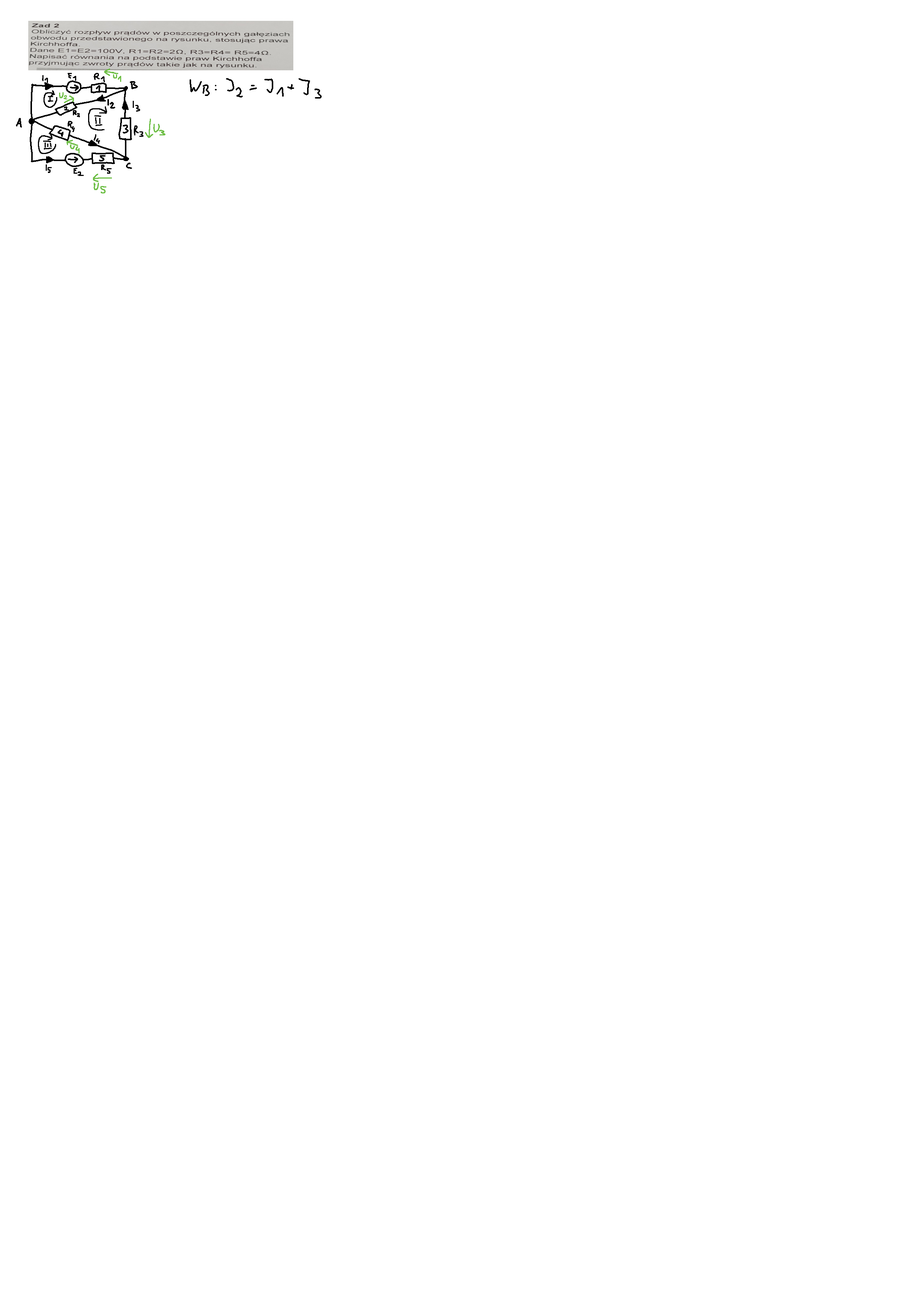
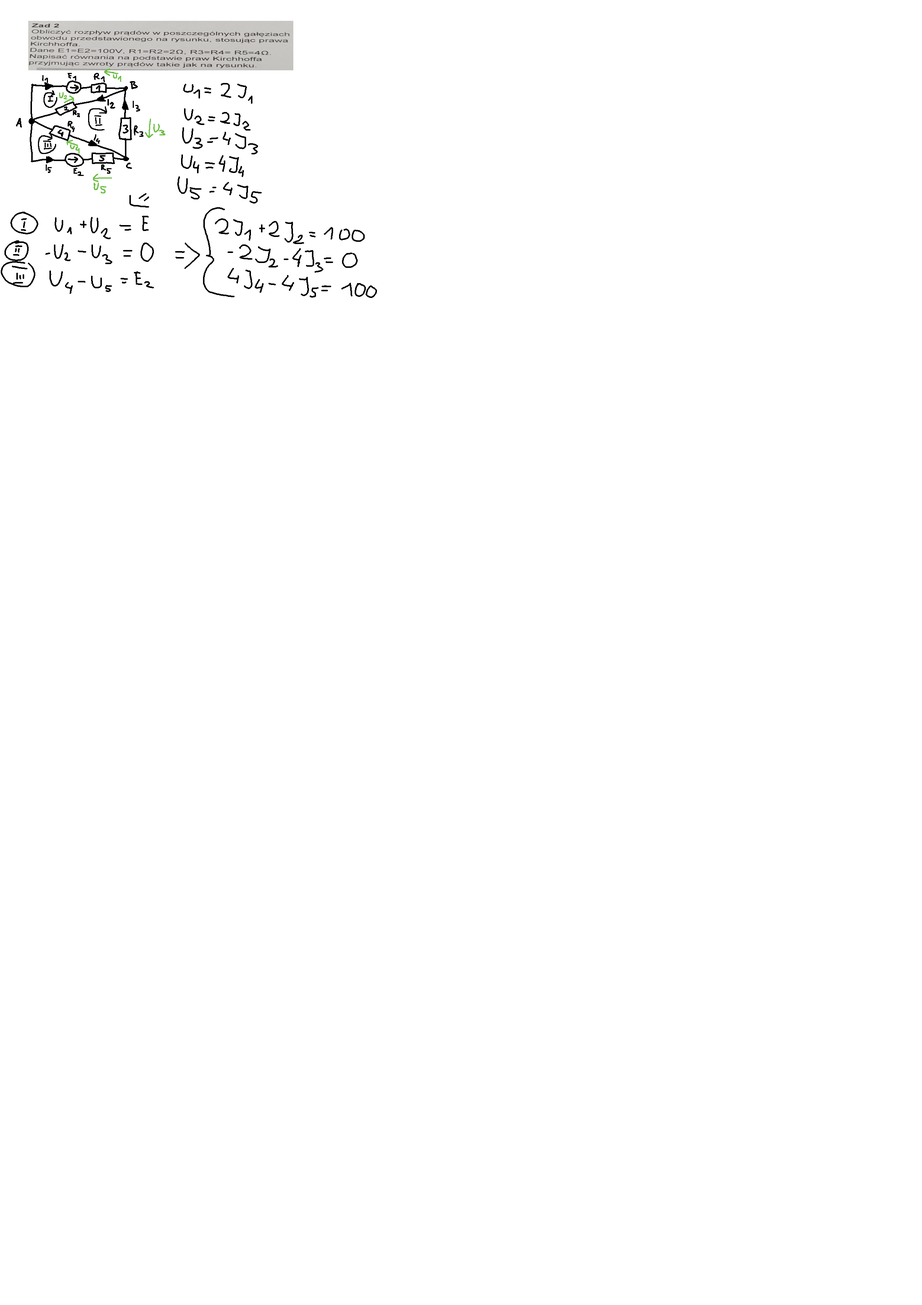
Two versions of the same layered image (w=922, h=1305). Layer-by-layer changes:
painted on "Krok1" over (0, 78, 378, 298)
